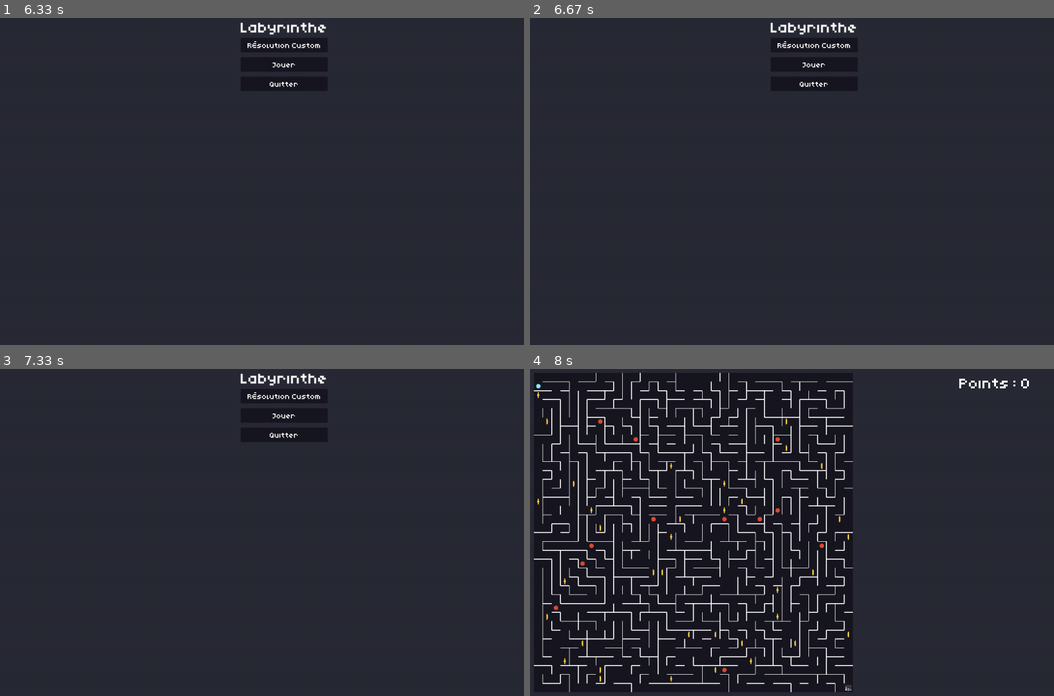
Above: before the commit, frames 1-4 (two rows, left to right).
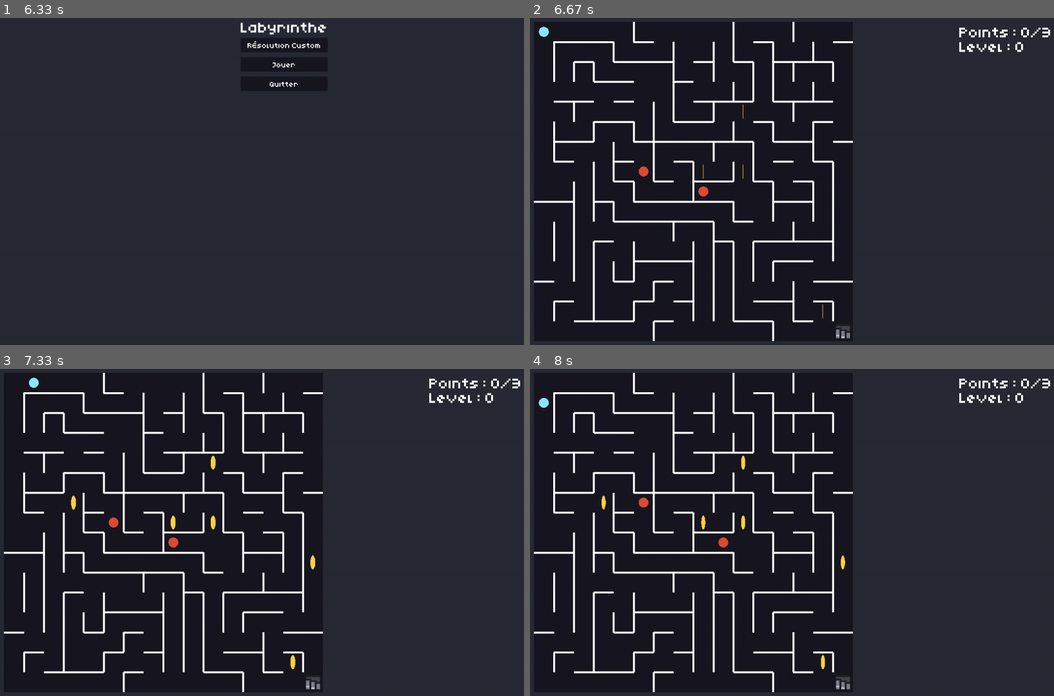
Above: after the commit, the same moments.

Repository: HerbeMalveillante/ProjetPeiP24
Game: pygame game, started from main.py
Same seed, same stepped clock (60 frames per second), same inputs: the game is played once before the commit and once after it.
Inputs (mouse positions are in pixels of both pictures, inside the frame that each line leads up to):
- Up to frame 1 (6.33 s): no input
- Up to frame 2 (6.67 s): click (823, 67) at 6.62 s
- Up to frame 3 (7.33 s): hold Right from 6.9 s (still down)
- Up to frame 4 (8 s): release Right at 7.37 s; hold Left 7.4-7.93 s; hold Down from 7.97 s (still down)

Frame 1 is identical in both runs. In frame 2, 6.6% of the frame differs, in the area x 0-100%, y 1-99%; in frame 3, 6.8%; in frame 4, 13%.

Commit message:
seance 9

Diff:
--- a/character.py
+++ b/character.py
@@ -62,21 +62,23 @@
         if not self.labyrinth.can_move(self.pos, new_pos):
             return
 
-        enemies_pos = [e.pos for e in self.game.enemies]
-        if new_pos in enemies_pos:
-            self.lose()
-            return
-
         points_pos = [p.pos for p in self.game.points]
         if new_pos in points_pos:
             self.game.points = [p for p in self.game.points if p.pos != new_pos]
             self.game.point_count += 1
 
+        end_pos = self.labyrinth.width * self.labyrinth.height - 1
+        if new_pos == end_pos:
+            points_to_get = self.game.points_to_get
+            if self.game.point_count >= points_to_get:
+                self.game.level += 1
+                self.game.load_level()
+
         self.pos = new_pos
 
     def lose(self):
         print("You lose")
-        self.game.back()
+        self.game.lose()
 
 
 class Enemy(pygame.sprite.Sprite):
--- a/game.py
+++ b/game.py
@@ -1,8 +1,8 @@
 import pygame
-from constants import HEIGHT, LABYRINTH_RESOLUTION, WHITE
+from constants import HEIGHT, LABYRINTH_RESOLUTION, WHITE, WIDTH, BUTTON_COLOR
 from labyrinth import Labyrinth
 from character import Character, Point, Enemy
-from menufactory import MenuFactory, Text
+from menufactory import MenuFactory, Text, Button
 import random
 
 
@@ -20,8 +20,10 @@
 
         self.debug_text = Text(self, screen.get_width() - 300, 20, WHITE, "LoremIpsum")
         self.elements.add(self.debug_text)
-
-        self.level = 10
+        self.debug_text_2 = Text(self, screen.get_width() - 300, 50, WHITE, "LoremIpsum")
+        self.elements.add(self.debug_text_2)
+
+        self.level = 0
 
         self.load_level()
 
@@ -52,10 +54,10 @@
         )
 
         self.point_count = 0
+        self.points_to_get = (self.labyrinth.width * self.labyrinth.height // 100 * 3) // 2
 
         self.points = []
         self.enemies = []
-        print("does it work until here?")
         self.character = Character(0, self.labyrinth, self)
 
         enemies_count = self.labyrinth.width * self.labyrinth.height // 100
@@ -86,7 +88,8 @@
 
     def update(self, clock):
 
-        self.debug_text.update_text(f"Points : {self.point_count}")
+        self.debug_text.update_text(f"Points : {self.point_count}/{self.points_to_get}")
+        self.debug_text_2.update_text(f"Level : {self.level}")
         for e in self.enemies:
             e.update()
         self.character.update()
@@ -157,3 +160,53 @@
 
     def back(self):
         self.parent.parent.stack.pop()
+        self.parent.parent.stack.pop()
+
+    def lose(self):
+        # self.parent.parent.stack.pop()
+        self.parent.parent.stack.append(EndGameScreen(self, "testData"))
+
+
+class EndGameScreen(MenuFactory):
+
+    def __init__(self, parent, gamedata):
+        super().__init__(parent.parent.parent)
+
+        self.GAME = parent
+
+        self.buttons.add(
+            Button(
+                self,
+                WIDTH / 2 - 90,
+                53,
+                180,
+                30,
+                BUTTON_COLOR,
+                "Rejouer",
+                self.replay,
+            )
+        )
+
+        self.buttons.add(
+            Button(
+                self,
+                WIDTH / 2 - 90,
+                93,
+                180,
+                30,
+                BUTTON_COLOR,
+                "Menu principal",
+                self.back,
+            )
+        )
+
+        self.elements.add(Text(self, WIDTH / 2 - 90, 10, (255, 255, 255), gamedata))
+
+    def replay(self):
+        self.GAME.level = 0
+        self.GAME.load_level()
+        self.GAME.parent.parent.stack.pop()
+
+    def back(self):
+
+        self.GAME.back()
Not shown, changed: .DS_Store
Not shown, added: rapports/s9-27-03-24.md
